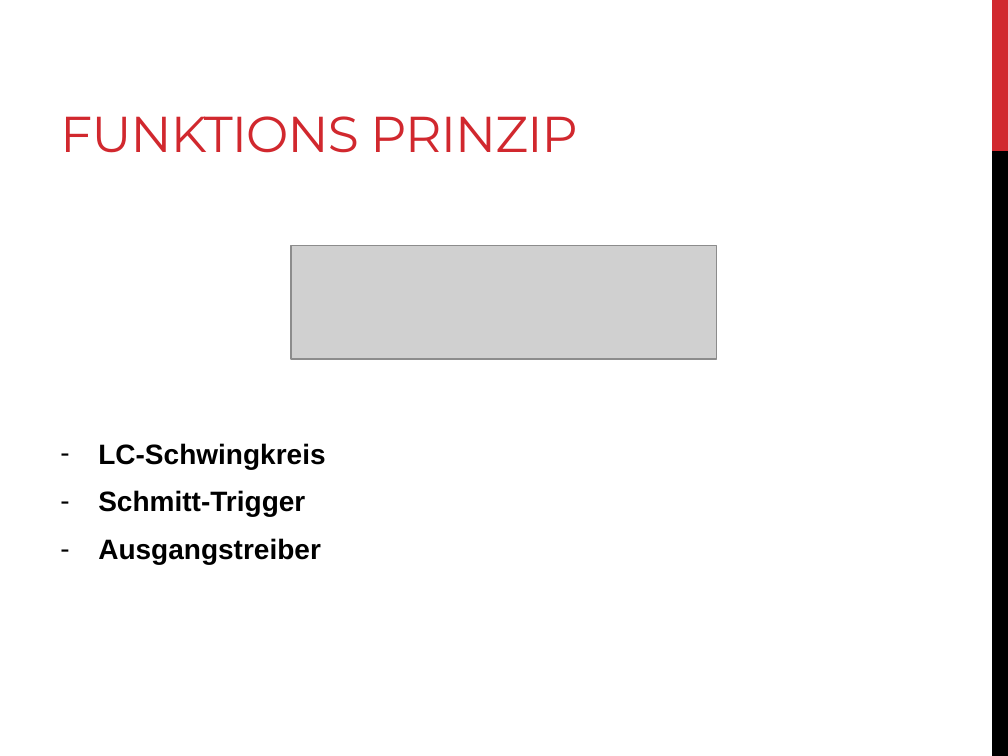
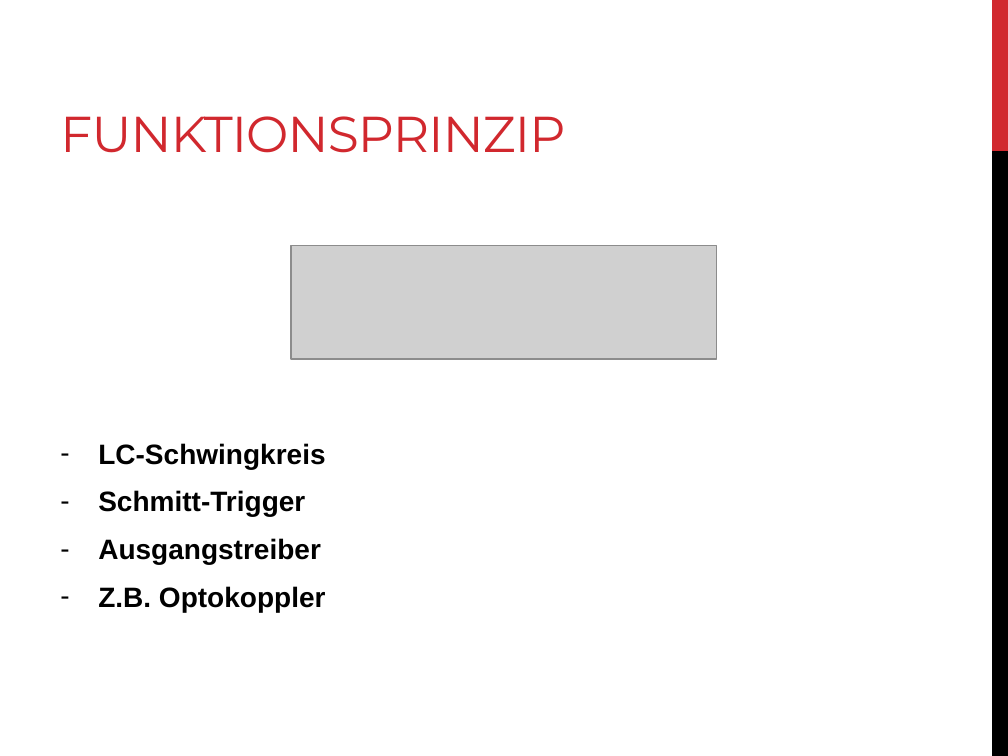
Before and after one commit to anpait00/TIB6, a slide deck: slide 5 of induktiv_sensoren.pptx (slide 3 before the commit). Drawn at 1008x756 pixels with LibreOffice and Linux fonts; fonts in the diff are those of the drawing; grey boxes stand for pictures. Boxes give left, top, right and bottom in pixels: in the first picture for what was removed or moved away, otherwise in the second. Text is boxed around its words. In the diff, an @@ line names an element or a change of style, - is before the commit and + after.

```diff
--- a/induktiv_sensoren.pptx
+++ b/induktiv_sensoren.pptx
@@ title at (60, 116, 565, 153): spaces changed @@
-FUNKTIONS PRINZIP
+FUNKTIONSPRINZIP
@@ text at (98, 586, 326, 612): paragraph added @@
+– Z.B. Optokoppler
```
Also in this commit, not shown: 1 other slide changed, 3 slides added, 2 other files.
